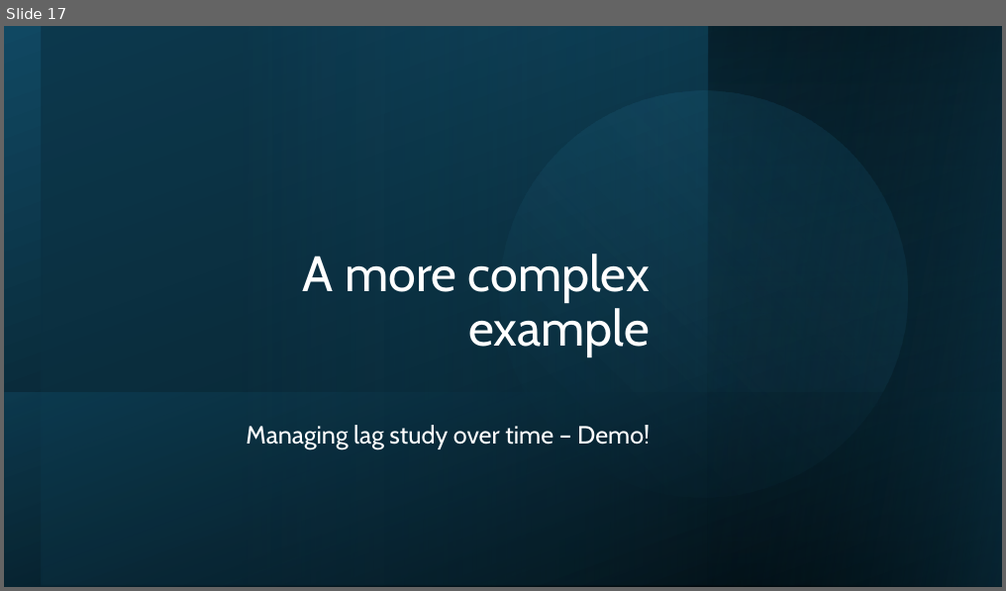
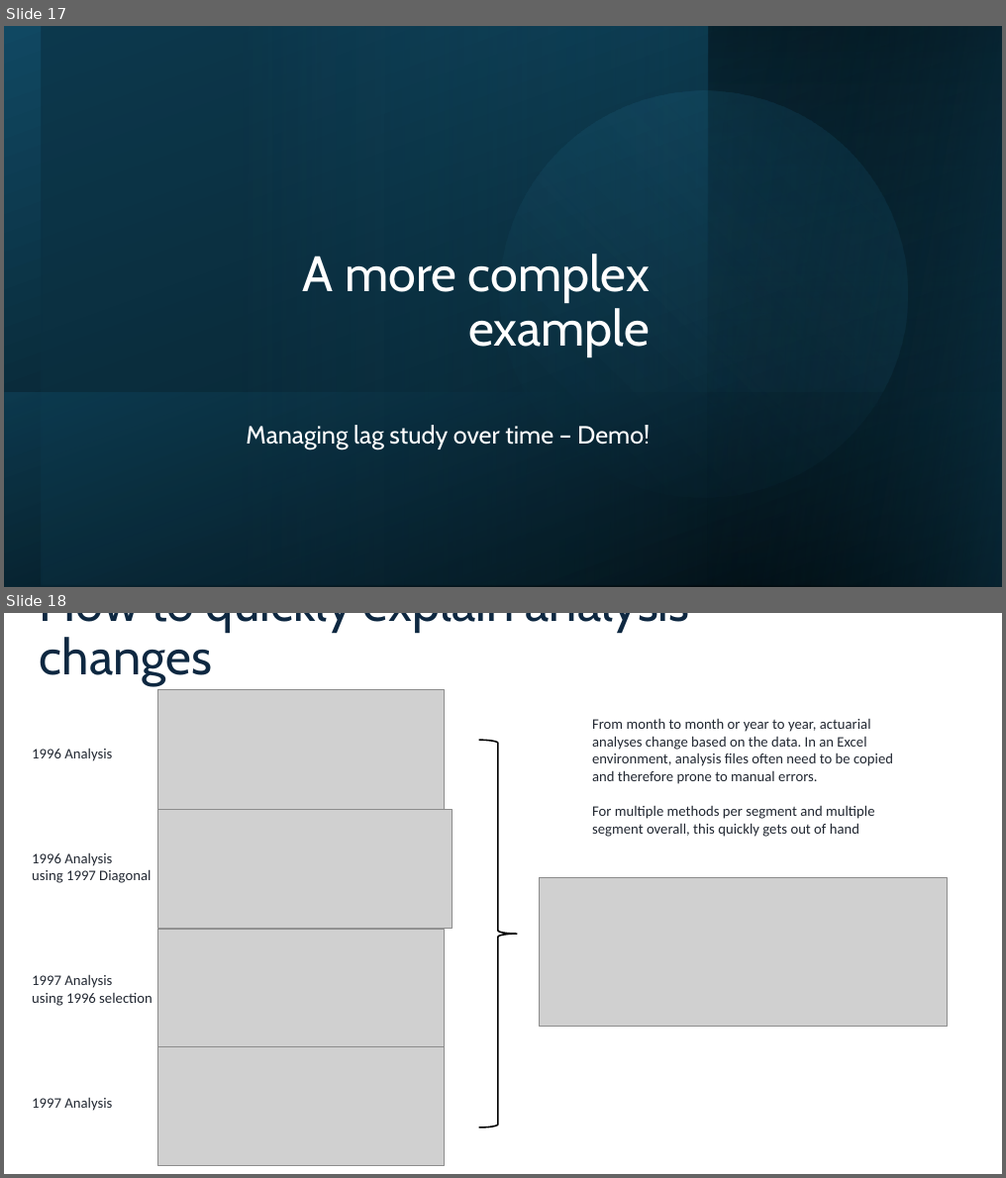
Before and after one commit to jbogaardt/fullstackactuary2024, a slide deck: draft presentation.pptx. Shown one above the other, each under a label of ours: slide 17 before the commit, slides 17 and 18 after it. The pictures are 1006x591 and 1006x1178 pixels, drawn with LibreOffice and Linux fonts; fonts in the diff are those of the drawing; grey boxes stand for pictures. Boxes give left, top, right and bottom in pixels: in the first picture for what was removed or moved away, otherwise in the second. Text is boxed around its words. In the diff, an @@ line names an element or a change of style, - is before the commit and + after.

```diff
--- a/draft presentation.pptx
+++ b/draft presentation.pptx
@@ slide 18 added at bbox=[4, 613, 1002, 1174], background #FFFFFF @@
@@ title added at bbox=[40, 613, 690, 685], 48 pt, text #0E2841 @@
+How to quickly explain analysis changes
@@ picture added at bbox=[157, 689, 444, 809] @@
@@ text added at bbox=[592, 719, 893, 837], 14 pt, text #222832 @@
+From month to month or year to year, actuarial analyses change based on the data. In an Excel environment, analysis files often need to be copied and therefore prone to manual errors.
+For multiple methods per segment and multiple segment overall, this quickly gets out of hand
@@ text added at bbox=[32, 749, 152, 1111], 14 pt, text #222832 @@
+1996 Analysis
+1996 Analysis
+using 1997 Diagonal
+1997 Analysis
+using 1996 selection
+1997 Analysis
@@ right brace added at bbox=[478, 741, 517, 1128], outline #000000 1.5 pt @@
@@ picture added at bbox=[157, 809, 451, 928] @@
@@ picture added at bbox=[540, 877, 947, 1026] @@
@@ picture added at bbox=[157, 929, 444, 1048] @@
@@ picture added at bbox=[157, 1048, 444, 1166] @@
```
Also in this commit, not shown: 1 other slide added, 2 other files.
